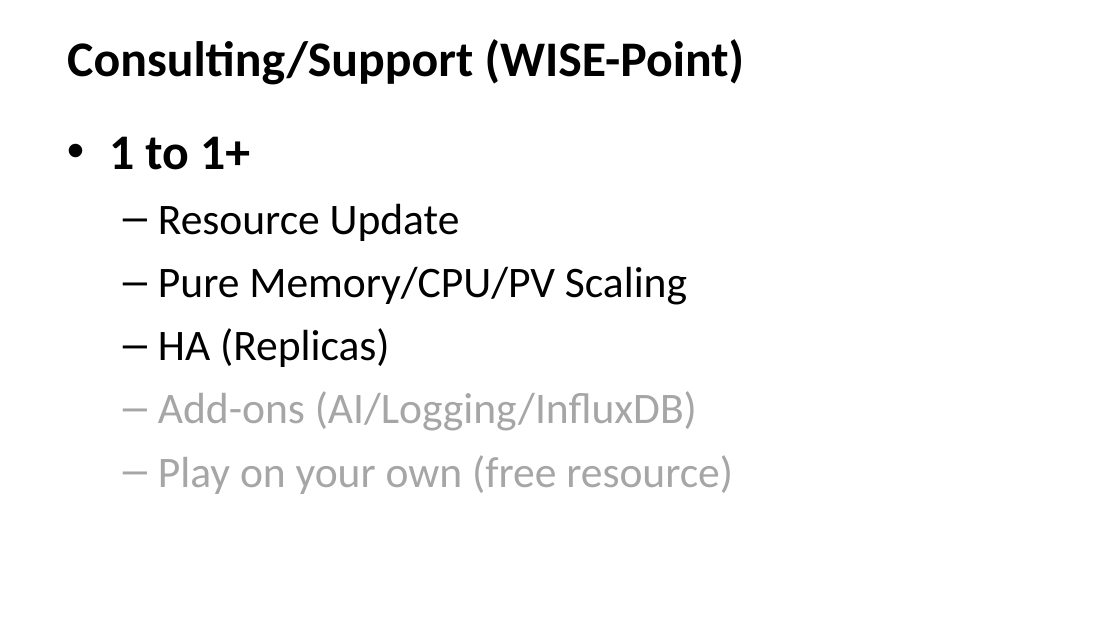
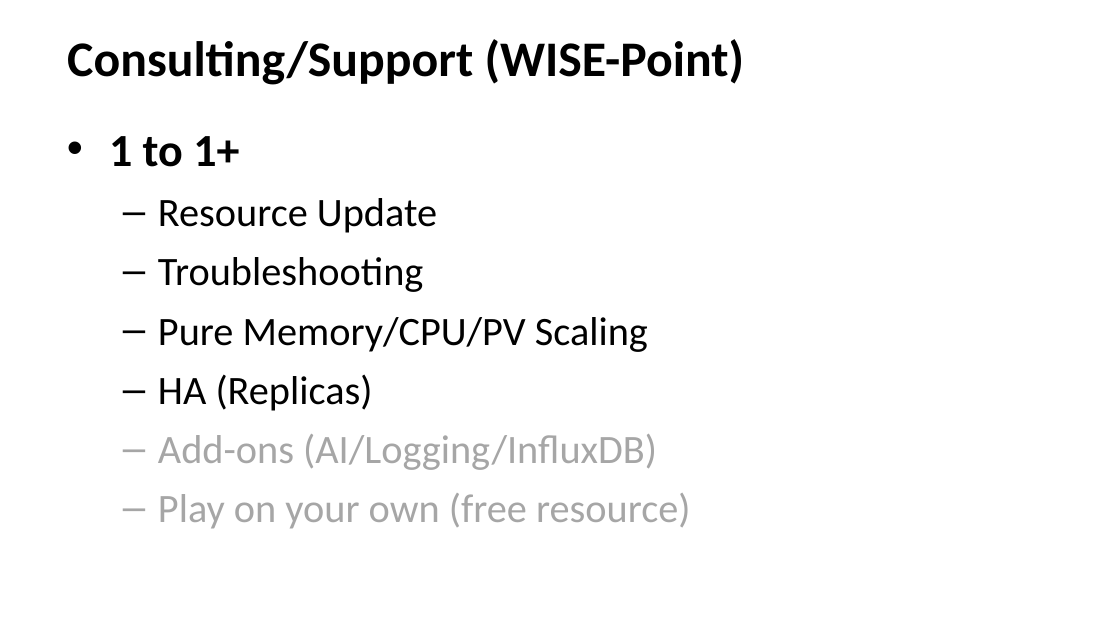
Before and after one commit to TsubasaEX/Tracks, a slide deck: slide 11 of ppt/Plan_For_DSS.ppt (slide 9 before the commit). Drawn at 1120x630 pixels with LibreOffice and Linux fonts; fonts in the diff are those of the drawing; background and template pictures are left out. Boxes give left, top, right and bottom in pixels: in the first picture for what was removed or moved away, otherwise in the second. Text is boxed around its words. In the diff, an @@ line names an element or a change of style, - is before the commit and + after.

```diff
--- a/ppt/Plan_For_DSS.ppt
+++ b/ppt/Plan_For_DSS.ppt
@@ text at (109, 136, 691, 529): size 32 to 29.6 pt in "1 to 1+"; size 28 to 25.9 pt in "Resource Update", "Pure Memory/CPU/PV Scaling", "HA (Replicas)", "Add-ons (AI/Logging/InfluxDB)" and 1 more places @@
@@ text at (158, 257, 423, 292): paragraph added @@
+  – Troubleshooting
```
Also in this commit, not shown: 3 other slides changed, 2 slides added, 1 other file.
